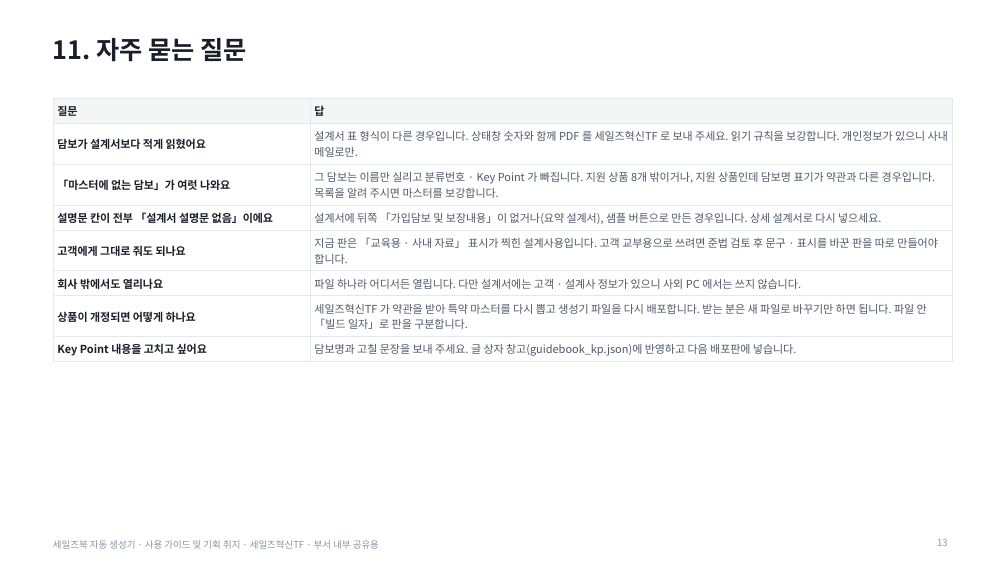
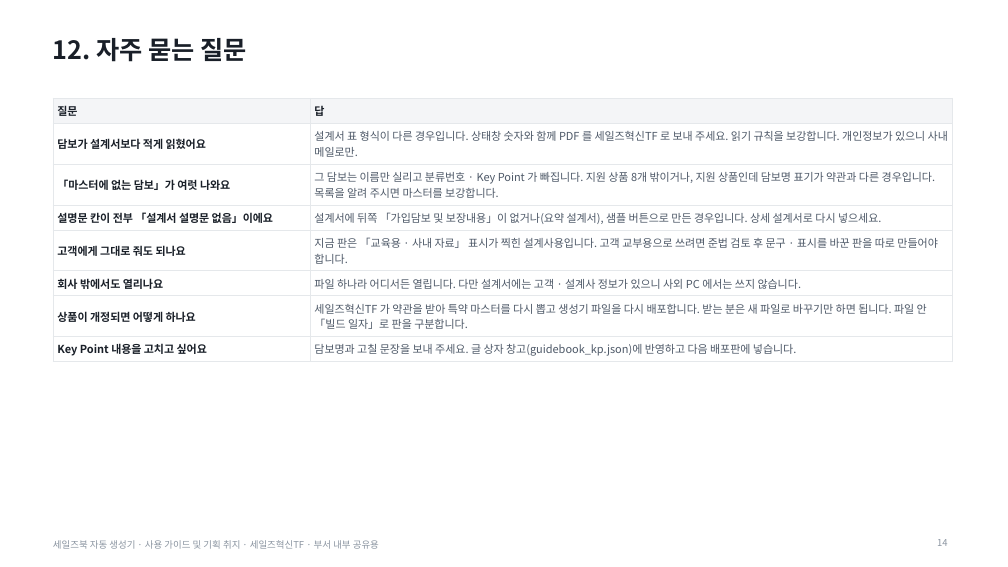
Before and after one commit to hunx11-sys/MeAI, a slide deck: slide 14 of dist/salesbook-generator-internal-guide.pptx (slide 13 before the commit). Drawn at 1008x567 pixels with LibreOffice and Linux fonts; fonts in the diff are those of the drawing. Boxes give left, top, right and bottom in pixels: in the first picture for what was removed or moved away, otherwise in the second. Text is boxed around its words. In the diff, an @@ line names an element or a change of style, - is before the commit and + after.

```diff
--- a/dist/salesbook-generator-internal-guide.pptx
+++ b/dist/salesbook-generator-internal-guide.pptx
@@ title at (x1=53, y1=38, x2=247, y2=62): text changed @@
-11. 자주 묻는 질문
+12. 자주 묻는 질문
@@ page number at (x1=937, y1=539, x2=947, y2=546): text changed @@
-13
+14
```
Also in this commit, not shown: 2 other slides changed, 1 slide added, 3 other files.
